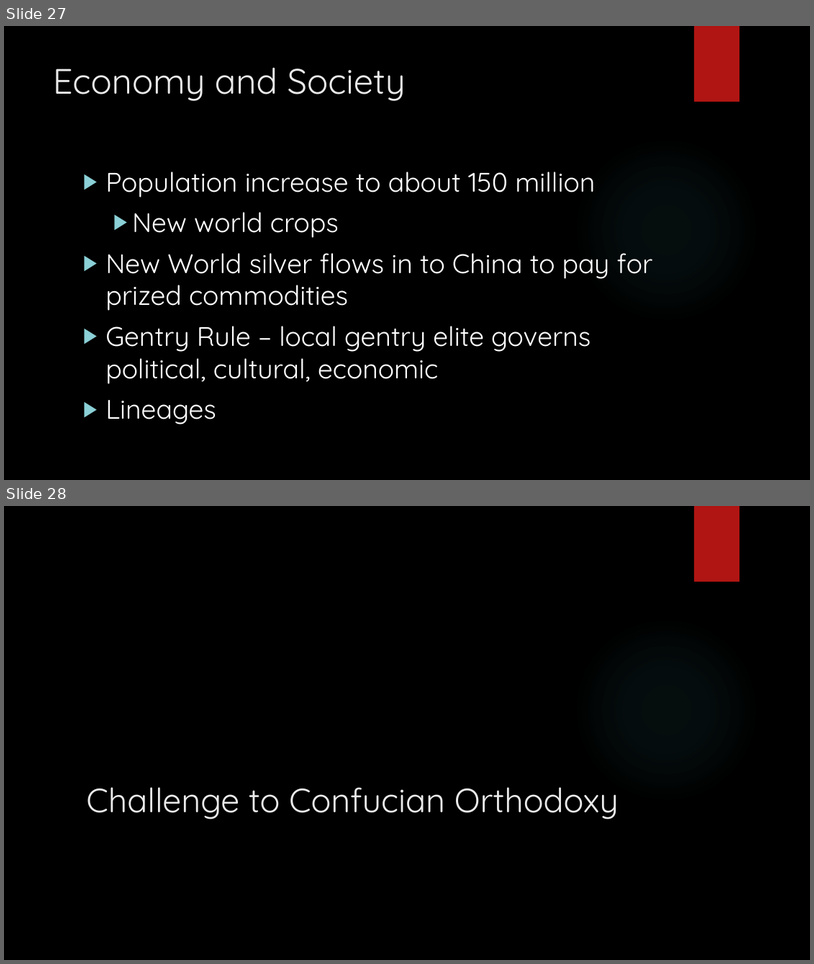
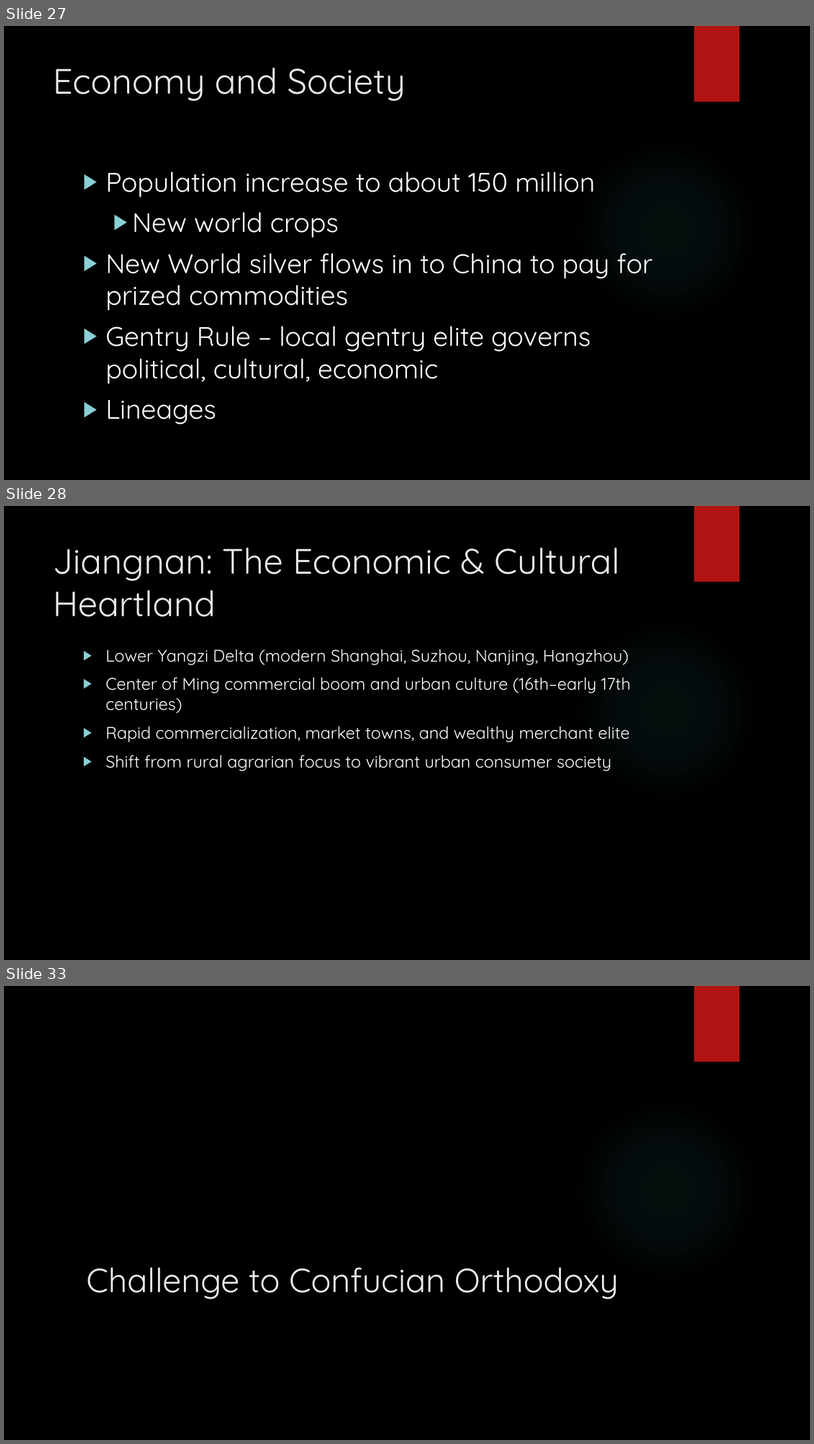
Before and after one commit to YugenPhotog/rcchistory, a slide deck: public/the_lyceum/chinese-history/powerpoints/14 The Ming Empire in China.pptx. Shown one above the other, each under a label of ours: slides 27 and 28 before the commit, slides 27, 28 and 33 after it; the slides between them are not shown. The pictures are 814x964 and 814x1444 pixels, drawn with LibreOffice and Linux fonts; fonts in the diff are those of the drawing; background and template pictures are left out. Boxes give left, top, right and bottom in pixels: in the first picture for what was removed or moved away, otherwise in the second. Text is boxed around its words. In the diff, an @@ line names an element or a change of style, - is before the commit and + after.

Commit message:
ch 25 and  Ming Dynasty

```diff
--- a/public/the_lyceum/chinese-history/powerpoints/14 The Ming Empire in China.pptx
+++ b/public/the_lyceum/chinese-history/powerpoints/14 The Ming Empire in China.pptx
@@ slide 28 added at (4,506,810,960), background picture (left out); not listed: 2 template elements that a slide beside it also shows @@
@@ title added at (53,547,620,617), 42 pt, text #EBEBEB @@
+Jiangnan: The Economic & Cultural Heartland
@@ text added at (106,649,631,771), 20 pt, text #FFFFFF @@
+▶ Lower Yangzi Delta (modern Shanghai, Suzhou, Nanjing, Hangzhou)
+▶ Center of Ming commercial boom and urban culture (16th–early 17th centuries)
+▶ Rapid commercialization, market towns, and wealthy merchant elite
+▶ Shift from rural agrarian focus to vibrant urban consumer society
@@ what was slide 28 is now slide 33 @@
```
Also in this commit, not shown: 4 other slides added, 4 other files.
